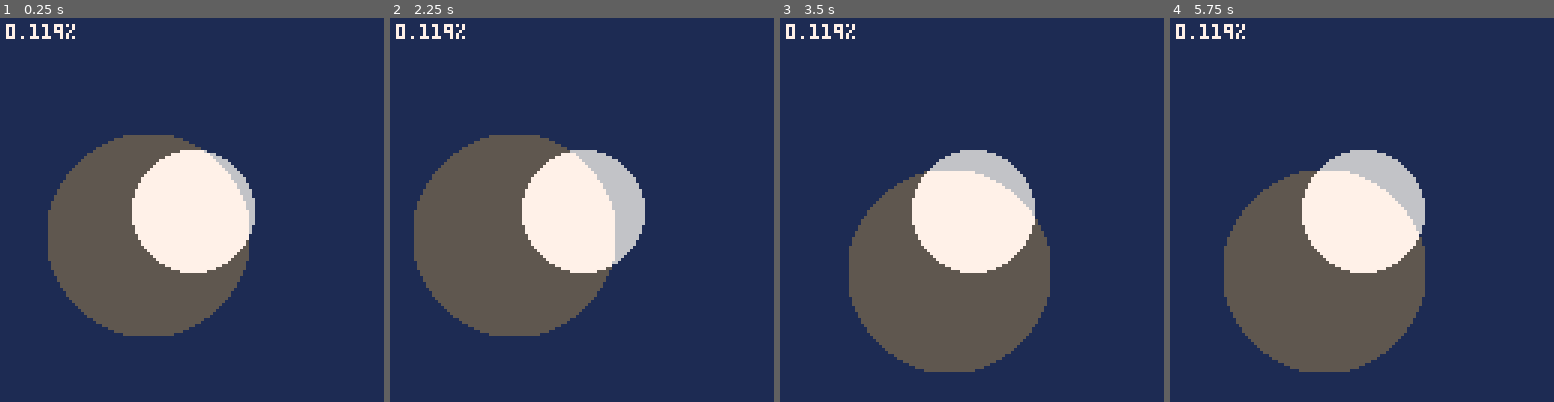
Above: before the commit, frames 1-4 (left to right).
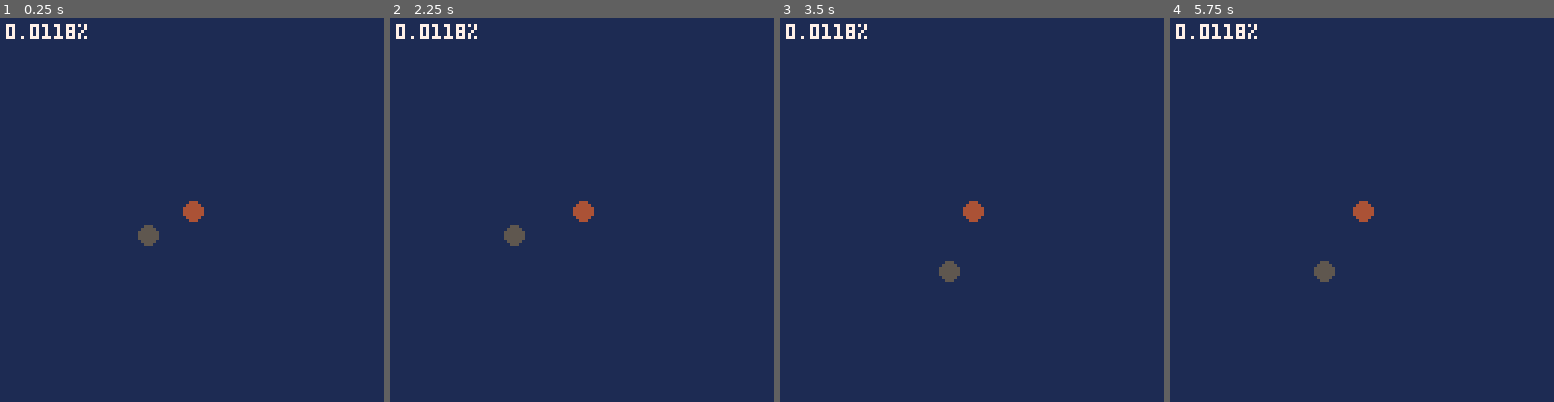
Above: after the commit, the same moments.

Repository: freds72/tiny_sim
Game: PICO-8 cartridge carts/recttrans.p8
Same seed, same stepped clock (60 frames per second), same inputs: the game is played once before the commit and once after it.
Inputs:
- Up to frame 1 (0.25 s): no input
- Up to frame 2 (2.25 s): hold Left from 1.97 s (still down)
- Up to frame 3 (3.5 s): release Left at 2.37 s; hold Down 2.42-2.82 s; hold Right from 2.87 s (still down)
- Up to frame 4 (5.75 s): release Right at 3.53 s; hold Up 3.58-4.08 s; hold Right 4.13-4.53 s; hold Down 4.58-5.08 s; hold Left from 5.13 s (still down)

The runs differ from the first frame. In frame 1, 23% of the frame differs, in the area x 7-67%, y 1-83%; in frame 2, 24%, in the area x 6-67%, y 1-83%; in frame 3, 23%; in frame 4, 24%.

Commit message:
fixed light bloom spilling on cockpit

Diff:
--- a/carts/recttrans.p8
+++ b/carts/recttrans.p8
@@ -22,10 +22,10 @@
 
 function _draw()
 	cls(1)
-	circfill(64,64,20,6)
+	circfill(64,64,3,20)
 
 	--rectfillt(33+x,56+y,67+x,89+y)
- circfillt(33+x,56+y,33)
+ circfillt(33+x,56+y,3)
 
 	fillp(0xa5a5)
 	--rect(33+x,56+y,67+x,89+y,0x87)
@@ -57,8 +57,8 @@
  r*=2
  local err=dx-r
 
+	local strips={}
 	-- avoid overdraw
-	local strips={}
  while x>=y do
 		strips[y]=x
 		strips[x]=y
@@ -80,7 +80,37 @@
 	end
 end
 
+function circfillt(x0,y0,r)
+	if(r==0) return
+ local x,y=0,r
+ local d=3-shl(r,1)
+
+	local strips={}
+	-- avoid overdraw
+ while y>=x do
+		strips[y]=x
+		strips[x]=y
+
+		x+=1
+		if(d>0) then
+			y-=1
+			d+=shl(x-y,2)+10
+		else
+			d+=shl(x,2)+6
+		end
+	end
+	for k,v in pairs(strips) do
+		linet(x0-v,y0+k,x0+v)
+	 if(k!=0)linet(x0-v,y0-k,x0+v)
+	end
+end
+
+
 function linet(x0,y0,x1)
+ if(band(y0,0xff80)!=0) return
+ if(x0>127 or x1<0) return
+ x0,x1=mid(x0,0,127),mid(x1,0,127)
+
  -- odd?
  if band(x0,0x1)==1 then
  	pset(x0,y0,shades[pget(x0,y0)])
--- a/carts/tinysim.p8
+++ b/carts/tinysim.p8
@@ -241,7 +241,6 @@
   rectfillt(95,50,111,90)
   rectfill(0,33,127,42,6)
   rectfill(0,33,9,127)
-  rectfill(0,0,127,25,0)
   line(48,75,aic[1],aic[2],10) --aircraft symbol
   line(80,75,aic[1],aic[2])
 end
@@ -789,6 +788,12 @@
   rectfill(79,123,86,127)
   spr(35,79,122,1,1,true,false) --nav2 arrow
   rectfill(40,95,45,100,0) --wind
+
+  			-- glareshield
+  	spr(49,4,27)
+  	spr(50,-4,29)
+		 sspr(15,24,1,8,12,26,116,8)
+
 end
 
 function _update()
@@ -882,6 +887,12 @@
 	 elseif menu==3 then
 	   drawbriefing()
 	 else
+	 	cls()
+ 		clip()
+   -- 3d
+	  draw_ground()
+	  zbuf_draw()
+
     dispai()
     drawstatic()
     disphsi()
@@ -897,16 +908,6 @@
     dispgs()
     dispflaps()
     dispwind()
-   -- 3d
-	  clip(0,0,128,31)
-	  rectfill(0,0,128,31,0)
-	  draw_ground()
-	  zbuf_draw()
-	  clip()
-			-- glareshield
-  	spr(49,4,27)
-  	spr(50,-4,29)
-		 sspr(15,24,1,8,12,26,116,8)
 		 dispmessage()
 
     -- perf monitor!
@@ -1538,8 +1539,8 @@
 end
 
 function linet(x0,y0,x1,ramp)
- if(y0>127) return
- if(y0<0) return
+ if(band(y0,0xff80)!=0) return
+ if(x0>127 or x1<0) return
  x0,x1=mid(x0,0,127),mid(x1,0,127)
 
  if band(x0,0x1)==1 then
